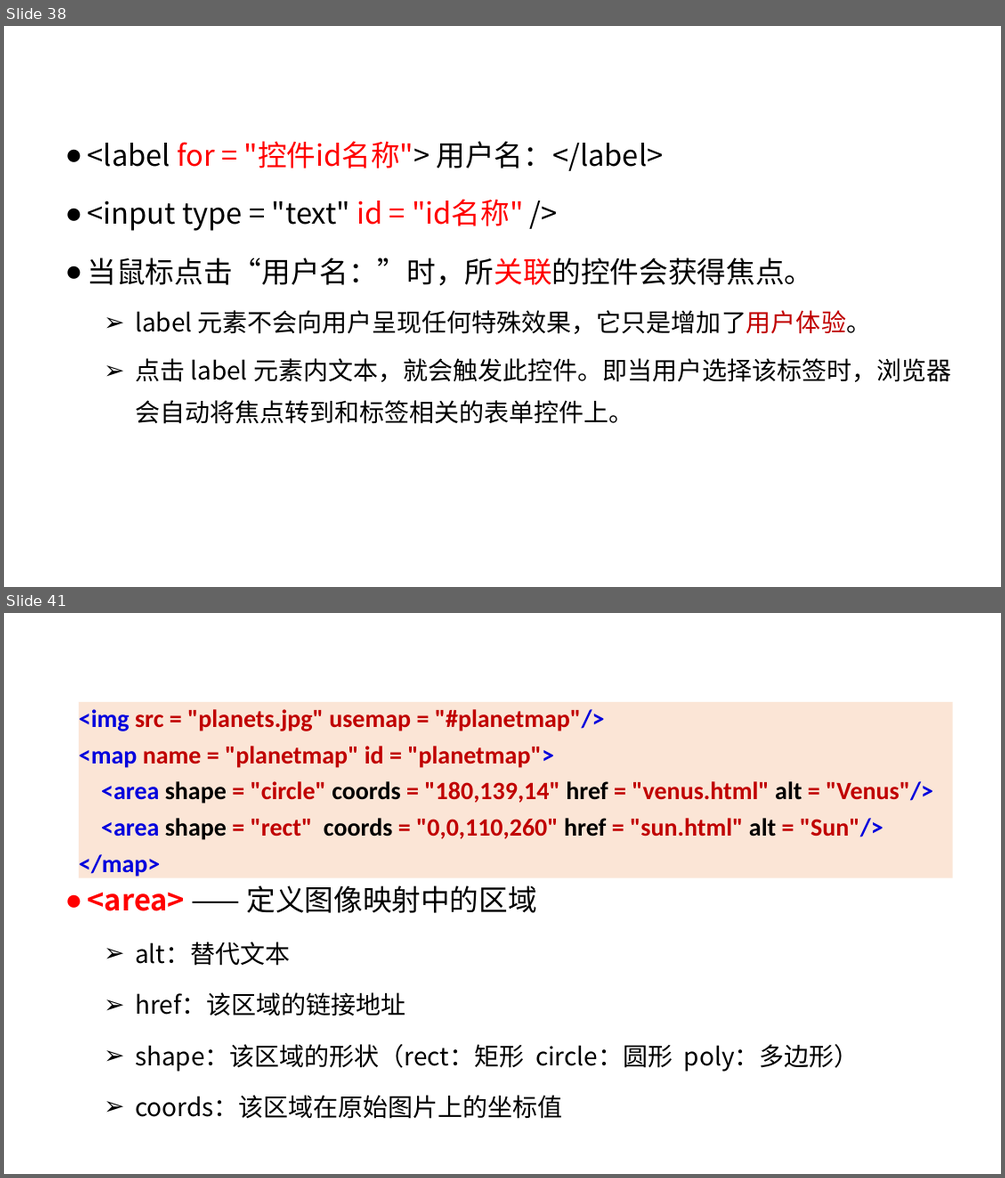
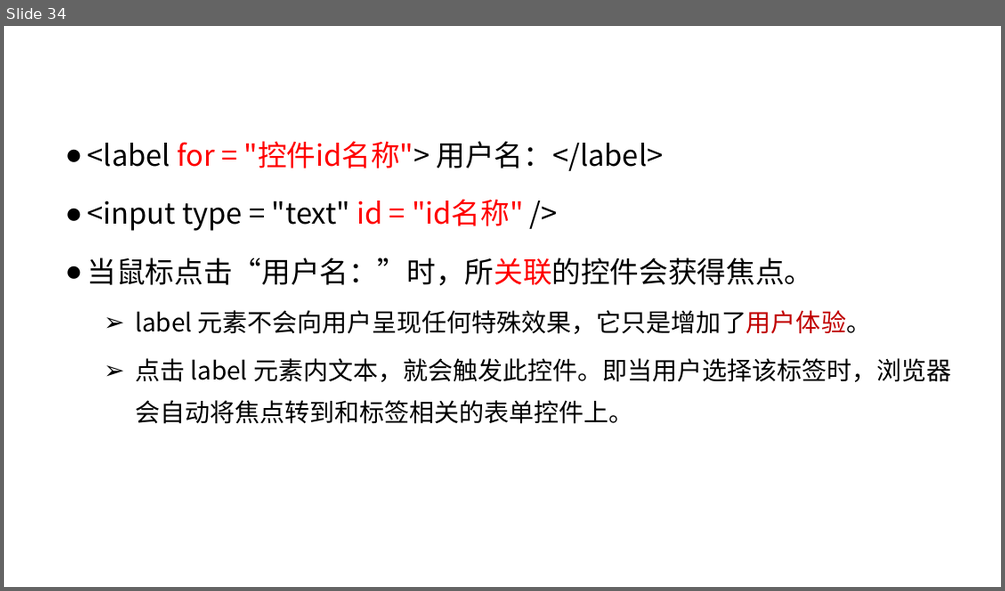
Before and after one commit to edu2act/course-web1, a slide deck: materials/slides/ch03-htmlBasic2.pptx. Shown one above the other, each under a label of ours: slides 38 and 41 before the commit, slide 34 after it; the slides between them are not shown. The pictures are 1005x1178 and 1005x591 pixels, drawn with LibreOffice and Linux fonts; fonts in the diff are those of the drawing; background and template pictures are left out. Boxes give left, top, right and bottom in pixels: in the first picture for what was removed or moved away, otherwise in the second. Text is boxed around its words. In the diff, an @@ line names an element or a change of style, - is before the commit and + after.

```diff
--- a/materials/slides/ch03-htmlBasic2.pptx
+++ b/materials/slides/ch03-htmlBasic2.pptx
@@ slide 41 removed at (4, 613, 1001, 1174), background #FFFFFF; not listed: 2 template elements that a slide beside it also shows @@
@@ rectangle removed at (79, 702, 953, 878) @@
-<img src = "planets.jpg" usemap = "#planetmap"/>
-<map name = "planetmap" id = "planetmap">
-<area shape = "circle" coords = "180,139,14" href = "venus.html" alt = "Venus"/>
-<area shape = "rect" coords = "0,0,110,260" href = "sun.html" alt = "Sun"/>
-</map>
@@ text removed at (88, 885, 859, 1119) @@
-● <area> —— 定义图像映射中的区域
-  ➢ alt：替代文本
-  ➢ href：该区域的链接地址
-  ➢ shape：该区域的形状（rect：矩形 circle：圆形 poly：多边形）
-  ➢ coords：该区域在原始图片上的坐标值
@@ title removed at (135, 885, 537, 965) @@
-热区相关代码
@@ what was slide 38 is now slide 34 @@
```
Also in this commit, not shown: 5 slides changed, 8 slides added, 5 other slides removed, 9 other files.
